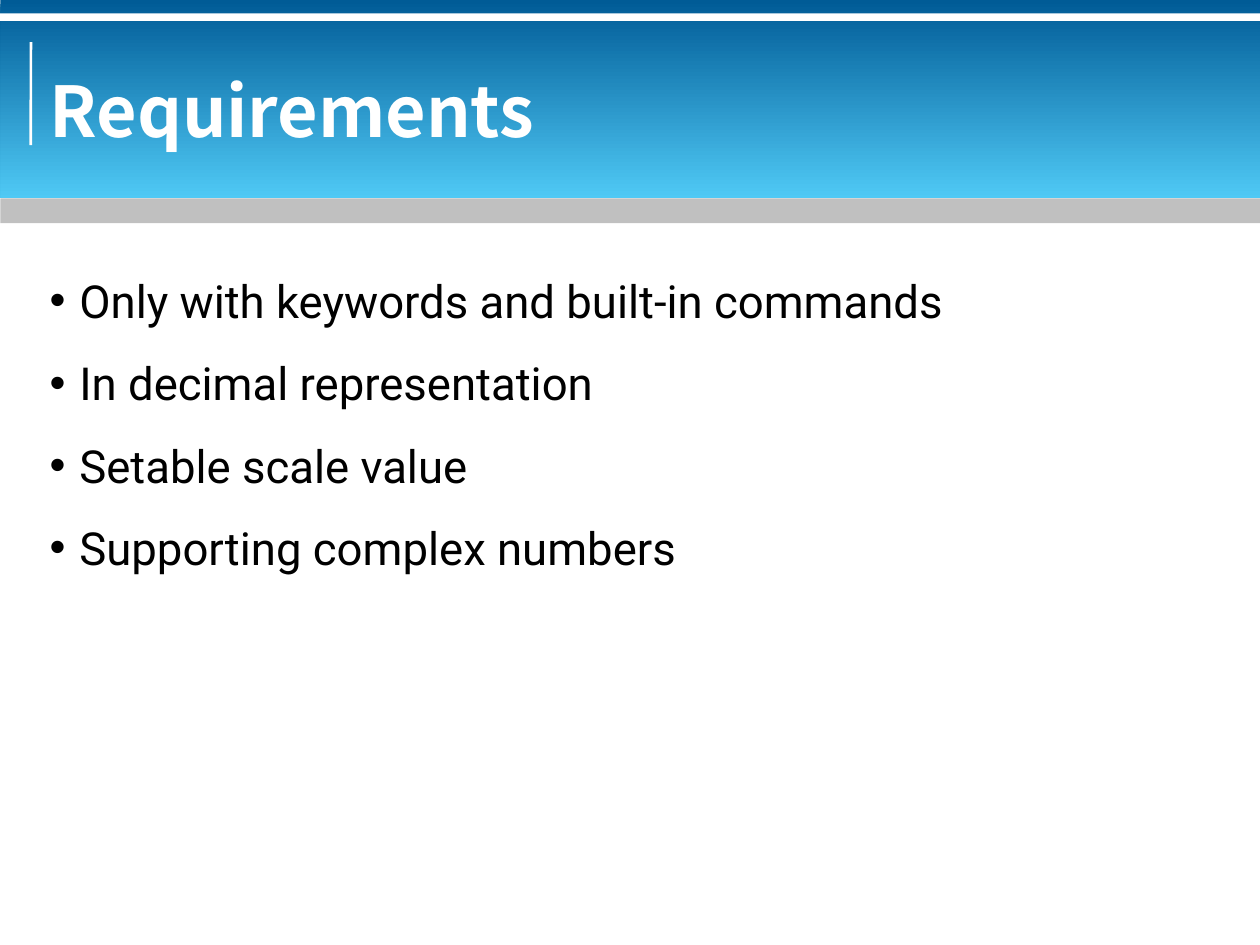
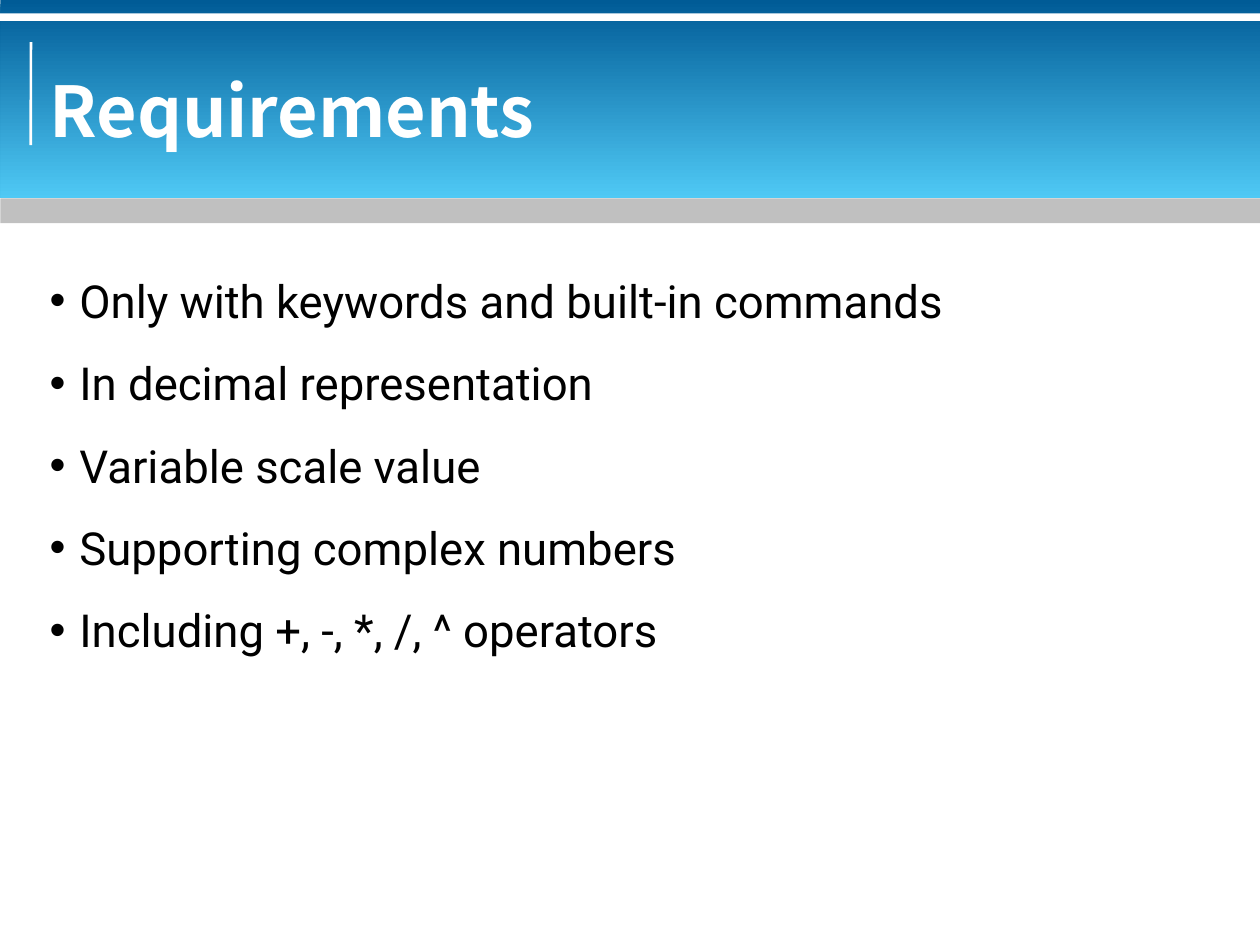
Before and after one commit to bluebat/.presentations, a slide deck: slide 4 of a-command-line-calculator-in-pure-bash.odp. Drawn at 1260x945 pixels with LibreOffice and Linux fonts; fonts in the diff are those of the drawing; background and template pictures are left out. Boxes give left, top, right and bottom in pixels: in the first picture for what was removed or moved away, otherwise in the second. Text is boxed around its words. In the diff, an @@ line names an element or a change of style, - is before the commit and + after.

```diff
--- a/a-command-line-calculator-in-pure-bash.odp
+++ b/a-command-line-calculator-in-pure-bash.odp
@@ text at [79, 449, 481, 484]: text changed @@
-• Setable scale value
+• Variable scale value
@@ text at [79, 613, 657, 657]: paragraph added @@
+• Including +, -, *, /, ^ operators
```
Also in this commit, not shown: 3 other slides changed, 1 slide added, 2 other files.
